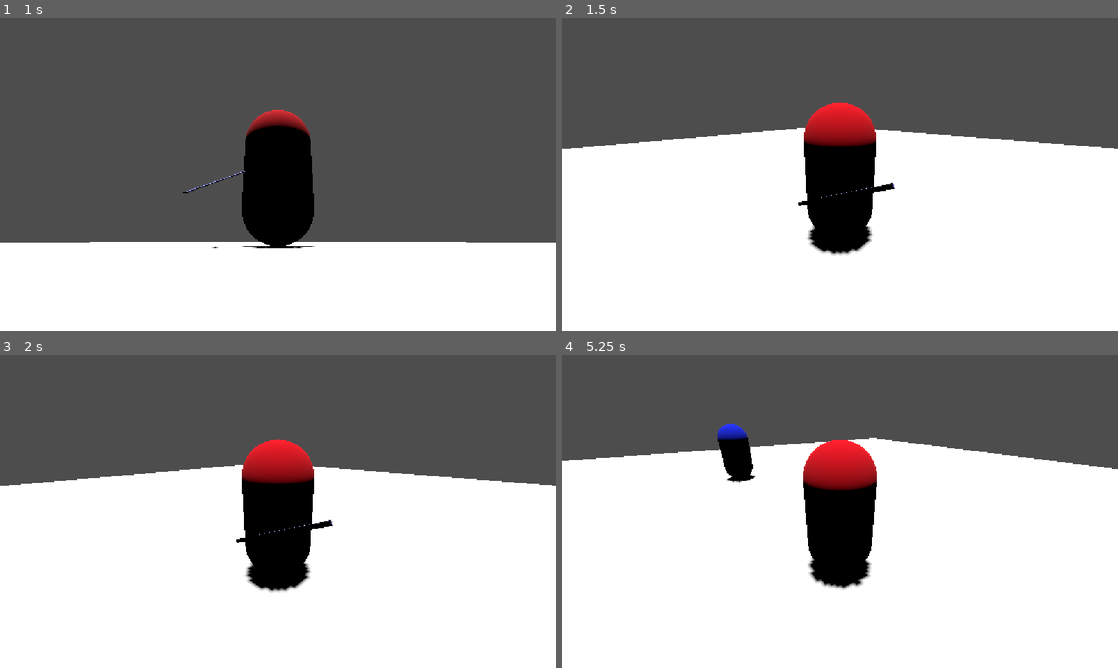
Above: before the commit, frames 1-4 (two rows, left to right).
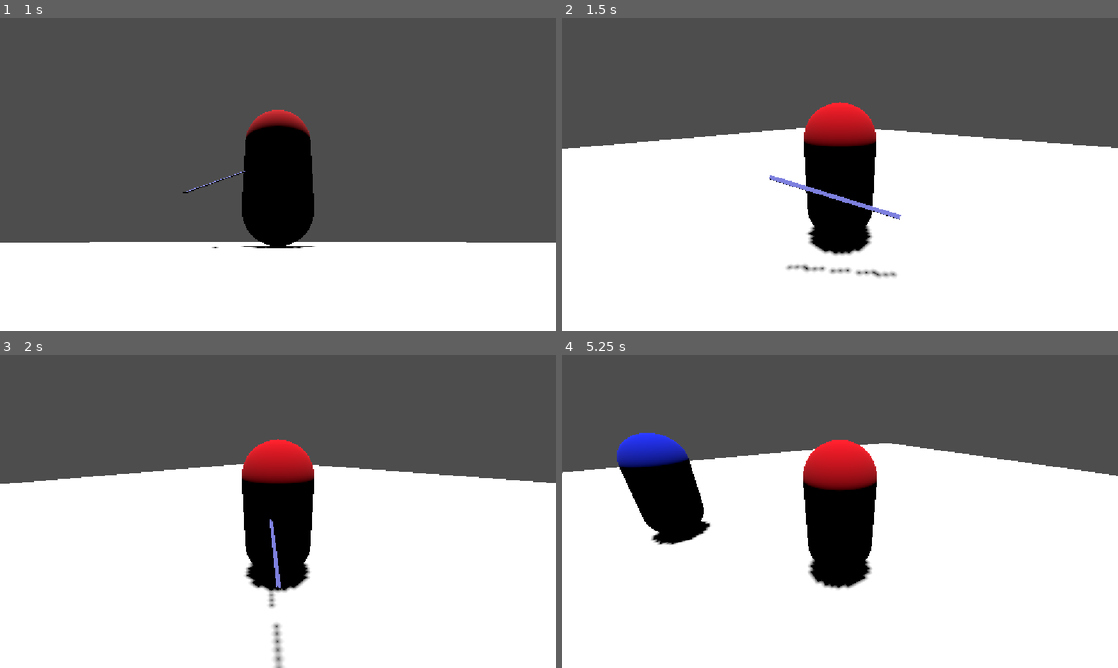
Above: after the commit, the same moments.

Repository: Gabaghooul/Dark-of-Curseness
Game: Godot game, scene res://main.tscn
Same seed, same stepped clock (60 frames per second), same inputs: the game is played once before the commit and once after it.
Inputs (mouse positions are in pixels of both pictures, inside the frame that each line leads up to):
- Up to frame 1 (1 s): tap Enter at 0.5 s; move the mouse to (400, 158) at 0.52 s; hold D (move_right) from 0.53 s (still down); click (400, 158) at 0.6 s
- Up to frame 2 (1.5 s): move the mouse to (728, 190) at 1.27 s; release D (move_right) at 1.28 s; hold S (move_back) from 1.28 s (still down); click (728, 190) at 1.35 s
- Up to frame 3 (2 s): keep holding S (move_back)
- Up to frame 4 (5.25 s): move the mouse to (895, 442) at 2.02 s; release S (move_back) at 2.03 s; hold D (move_right) 2.03-2.78 s; click (895, 442) at 2.1 s; move the mouse to (812, 574) at 2.77 s; hold W (move_forward) 2.78-3.53 s; click (812, 574) at 2.85 s; move the mouse to (1006, 558) at 3.52 s; hold A (move_left) 3.53-5.03 s; click (1006, 558) at 3.6 s; move the mouse to (673, 464) at 4.27 s; click (673, 464) at 4.35 s; move the mouse to (867, 511) at 5.02 s; hold S (move_back) from 5.03 s (still down); click (867, 511) at 5.1 s

Frame 1 is identical in both runs. In frame 2, 1.1% of the frame differs, in the area x 1-100%, y 35-84%; in frame 3, 1.1%; in frame 4, 6.5%, in the area x 0-100%, y 22-76%.

Commit message:
Extremely rough 2-hit combo

Diff:
--- a/enemy.gd
+++ b/enemy.gd
@@ -1,13 +1,13 @@
 extends CharacterBody3D
 
-@export var hp = 50
+@export var max_hp = 50
 @export var damage = 10
 var connected_hits = []
 
 @onready var timer: Timer = $Timer
 
 func _ready():
-	$Health.init(hp)
+	$Health.init(max_hp)
 
 func _on_timeout() -> void:
 	attack()
--- a/health.gd
+++ b/health.gd
@@ -12,6 +12,6 @@
 	if hp > 0:
 		hp -= damage
 		print("Entity hit: ", hp, "/", max_hp)
-	if hp <= 0:
-		print("Entity dead")
-		emit_signal("death")
+		if hp <= 0:
+			print("Entity dead")
+			emit_signal("death")
--- a/player.gd
+++ b/player.gd
@@ -1,6 +1,6 @@
 extends CharacterBody3D
 
-@export var hp = 100
+@export var max_hp = 100
 @export var speed = 14
 @export var acceleration = 4.0
 @export var fall_acceleration = 75
@@ -15,7 +15,7 @@
 var state = "READY"
 
 func _ready():
-	$Health.init(hp)
+	$Health.init(max_hp)
 
 func _physics_process(delta):
 	#velocity.y += -gravity * delta
@@ -36,9 +36,18 @@
 
 func get_attack_input():
 	if Input.is_action_just_pressed("attack"):
-		state = "ATTACK"
-		velocity = Vector3.ZERO
-		$WeaponSlot/Weapon.attack()
+		if state == "READY":
+			state = "ATTACK"
+			velocity = Vector3.ZERO
+			$WeaponSlot/Weapon.attack()
+		elif state == "RECOVERY":
+			state = "ATTACK"
+			velocity = Vector3.ZERO
+			$WeaponSlot/Weapon.attack2()
+
+
+func enter_recovery():
+	state = "RECOVERY"
 
 func reset_state():
 	state = "READY"
--- a/player.tscn
+++ b/player.tscn
@@ -46,4 +46,5 @@
 [node name="Health" parent="." unique_id=111858265 instance=ExtResource("3_i3pqv")]
 
 [connection signal="animation_finished" from="WeaponSlot/Weapon" to="." method="reset_state"]
+[connection signal="combo_ready" from="WeaponSlot/Weapon" to="." method="enter_recovery"]
 [connection signal="death" from="Health" to="." method="death"]
--- a/weapon.gd
+++ b/weapon.gd
@@ -1,15 +1,26 @@
 extends Node3D
 
+@export var base_damage = 10
 @export var damage = 10
 var connected_hits = []
 signal animation_finished
+signal combo_ready
 
 func attack():
+	damage = base_damage
 	connected_hits = []
 	$AnimationPlayer.play("swing")
 
+func attack2():
+	damage = base_damage * 1.2
+	connected_hits = []
+	$AnimationPlayer.play("swing2")
+
 func enable_hitbox():
 	$VisualPivot/Hitbox.set_deferred("monitoring", true)
+
+func combo_window():
+	emit_signal("combo_ready")
 
 func finish_attack():
 	$VisualPivot/Hitbox.set_deferred("monitoring", false)
--- a/weapon.tscn
+++ b/weapon.tscn
@@ -30,14 +30,14 @@
 tracks/0/path = NodePath(".")
 tracks/0/interp = 1
 tracks/0/loop_wrap = true
-tracks/0/keys = PackedFloat32Array(0, 1, 0, 0, 0, 1, 0.2, 1, 0, 0, -0.46183884, 0.88696384, 0.56666666, 1, -0.45093098, 0.891988, -0.01439932, 0.028483342, 0.8, 1, 0, 0, 0, 1)
+tracks/0/keys = PackedFloat32Array(0, 1, 0, 0, 0, 1, 0.2, 1, 0, 0, -0.46183884, 0.88696384, 0.5667, 1, -0.45093098, 0.891988, -0.01439932, 0.028483342, 0.8, 1, 0, 0, 0, 1)
 tracks/1/type = "position_3d"
 tracks/1/imported = false
 tracks/1/enabled = true
 tracks/1/path = NodePath(".")
 tracks/1/interp = 1
 tracks/1/loop_wrap = true
-tracks/1/keys = PackedFloat32Array(0, 1, 0, 0, 0, 0.2, 1, 0, 0, -0.09244496, 0.56666666, 1, -0.7773973, 0, -0.09013383, 0.8, 1, 0, 0, 0)
+tracks/1/keys = PackedFloat32Array(0, 1, 0, 0, 0, 0.2, 1, 0, 0, -0.09244496, 0.5667, 1, -0.7773973, 0, -0.09013383, 0.8, 1, 0, 0, 0)
 tracks/2/type = "method"
 tracks/2/imported = false
 tracks/2/enabled = true
@@ -45,7 +45,38 @@
 tracks/2/interp = 1
 tracks/2/loop_wrap = true
 tracks/2/keys = {
-"times": PackedFloat32Array(0.2, 0.56666666),
+"times": PackedFloat32Array(0.2, 0.5667, 0.8),
+"transitions": PackedFloat32Array(1, 1, 1),
+"values": [{
+"args": [],
+"method": &"enable_hitbox"
+}, {
+"args": [],
+"method": &"combo_window"
+}, {
+"args": [],
+"method": &"finish_attack"
+}]
+}
+
+[sub_resource type="Animation" id="Animation_8xwfw"]
+resource_name = "swing2"
+length = 0.8
+tracks/0/type = "rotation_3d"
+tracks/0/imported = false
+tracks/0/enabled = true
+tracks/0/path = NodePath(".")
+tracks/0/interp = 1
+tracks/0/loop_wrap = true
+tracks/0/keys = PackedFloat32Array(0, 1, -0.45093098, 0.891988, -0.01439932, 0.028483342, 0.4, 1, -0.12915233, 0.25547665, -0.43227974, 0.8550939)
+tracks/1/type = "method"
+tracks/1/imported = false
+tracks/1/enabled = true
+tracks/1/path = NodePath("..")
+tracks/1/interp = 1
+tracks/1/loop_wrap = true
+tracks/1/keys = {
+"times": PackedFloat32Array(0, 0.4),
 "transitions": PackedFloat32Array(1, 1),
 "values": [{
 "args": [],
@@ -59,14 +90,15 @@
 [sub_resource type="AnimationLibrary" id="AnimationLibrary_8xwfw"]
 _data = {
 &"RESET": SubResource("Animation_swcir"),
-&"swing": SubResource("Animation_o2wld")
+&"swing": SubResource("Animation_o2wld"),
+&"swing2": SubResource("Animation_8xwfw")
 }
 
 [node name="Weapon" type="Node3D" unique_id=72729195]
 script = ExtResource("1_swcir")
 
 [node name="VisualPivot" type="Node3D" parent="." unique_id=1922229995]
-transform = Transform3D(0.9999999, 0, 0, 0, 0.9999998, 0, 0, 0, 1, 0, 0, 0)
+transform = Transform3D(1, 0, 0, 0, 0.9999999, 0, 0, 0, 1.0000001, 0, 0, 0)
 
 [node name="Hitbox" type="Area3D" parent="VisualPivot" unique_id=1175507382]
 transform = Transform3D(0.99999994, 0, 0, 0, 0.9999998, 0, 0, 0, 0.9999999, 0, 0, 0)
